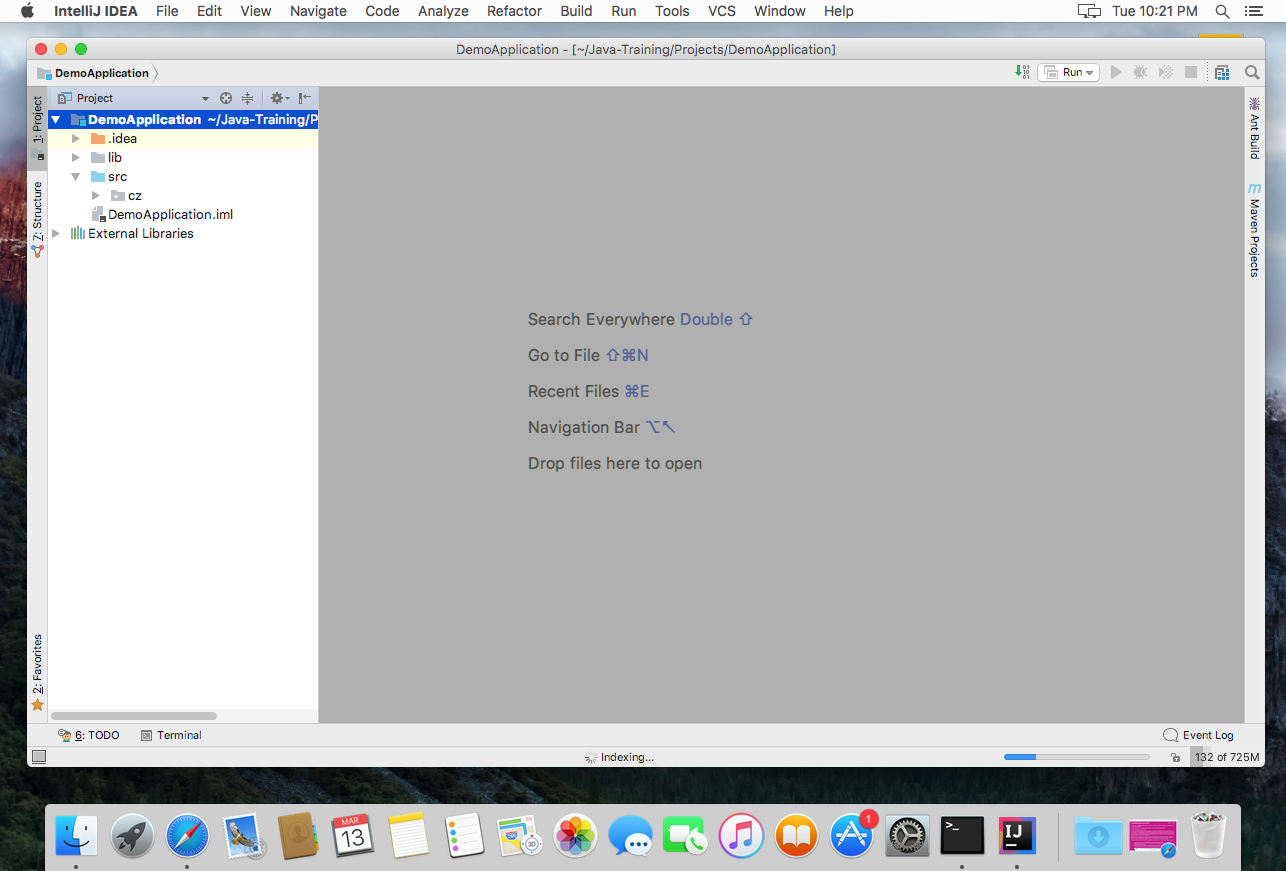
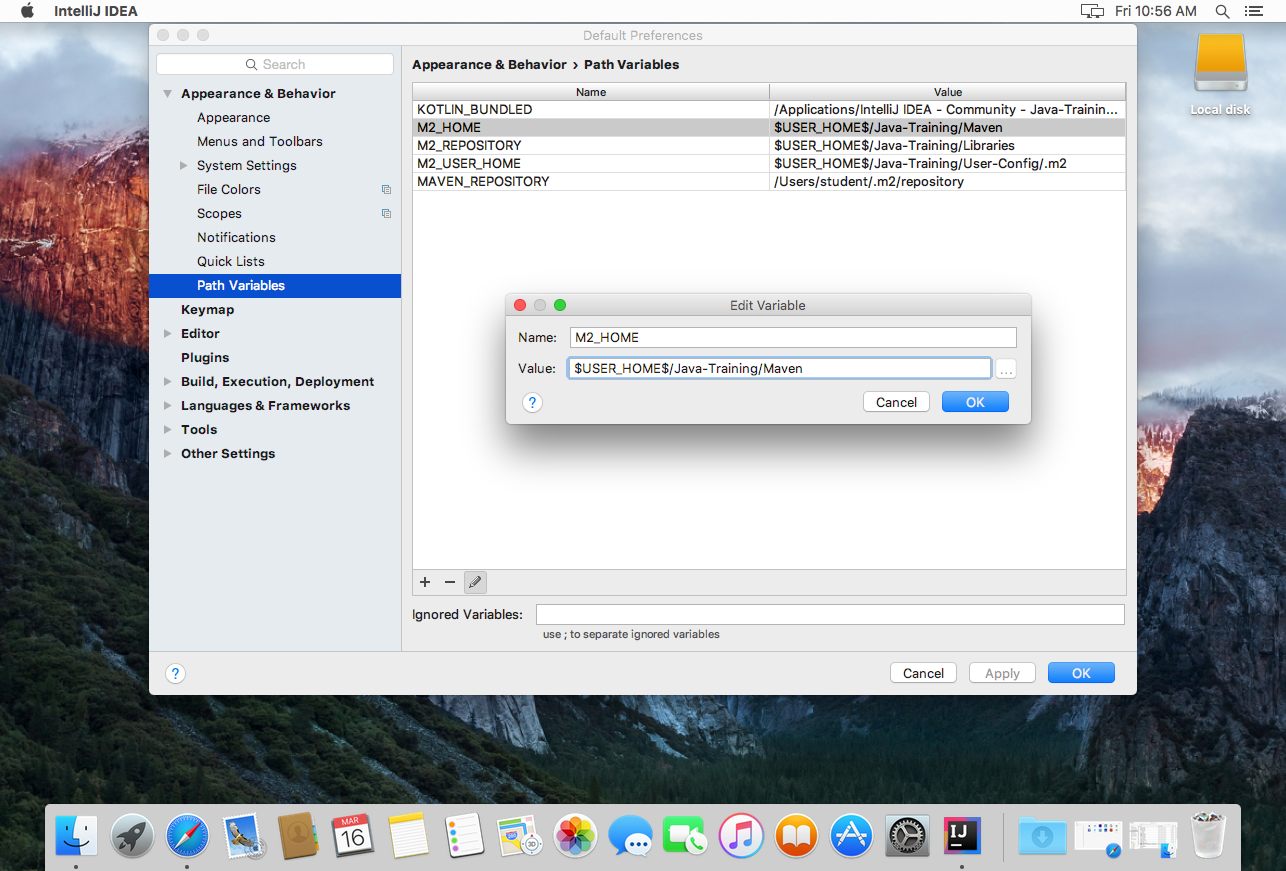
Before/after of a 1286x871 layered artwork. What changed in the layer stack:
renamed "Layer 3" to "Rectangle 2", painted on it over (0, 4, 1286, 869)
renamed "Layer 2" to "Rectangle 1", painted on it over (0, 4, 1286, 869)
added layer "Layer 2" above "Layer 1" over (562, 353, 758, 385)
painted on "Layer 1" over (117, 4, 1284, 869)
